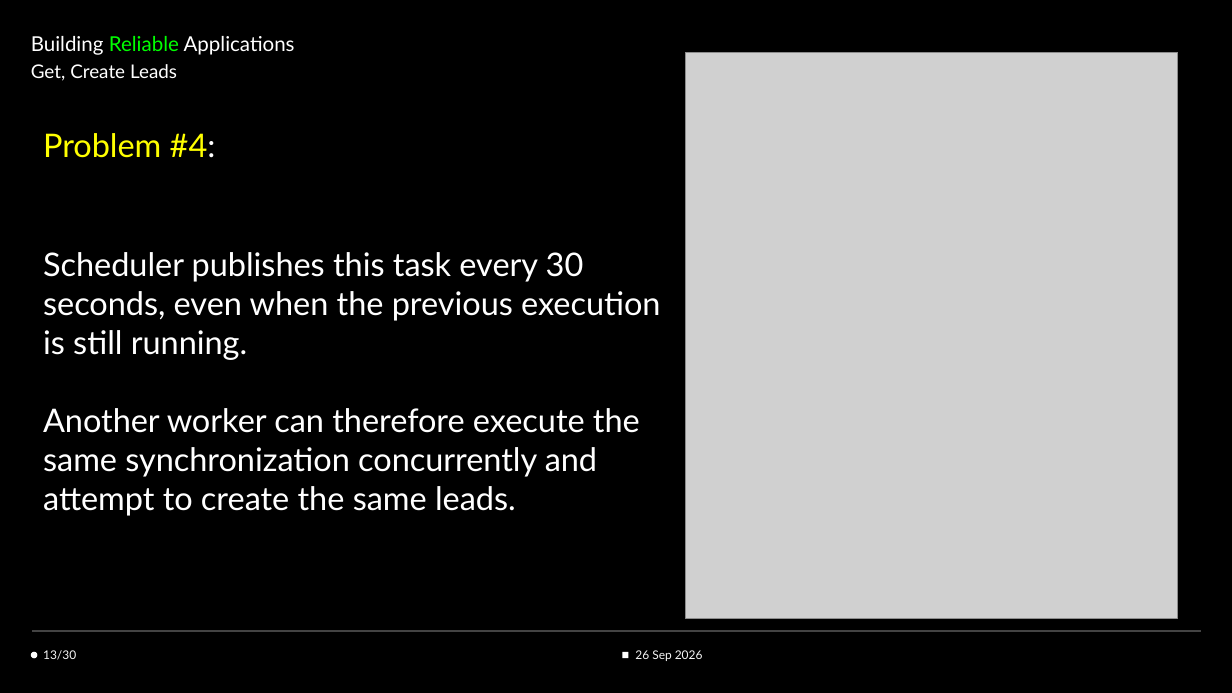
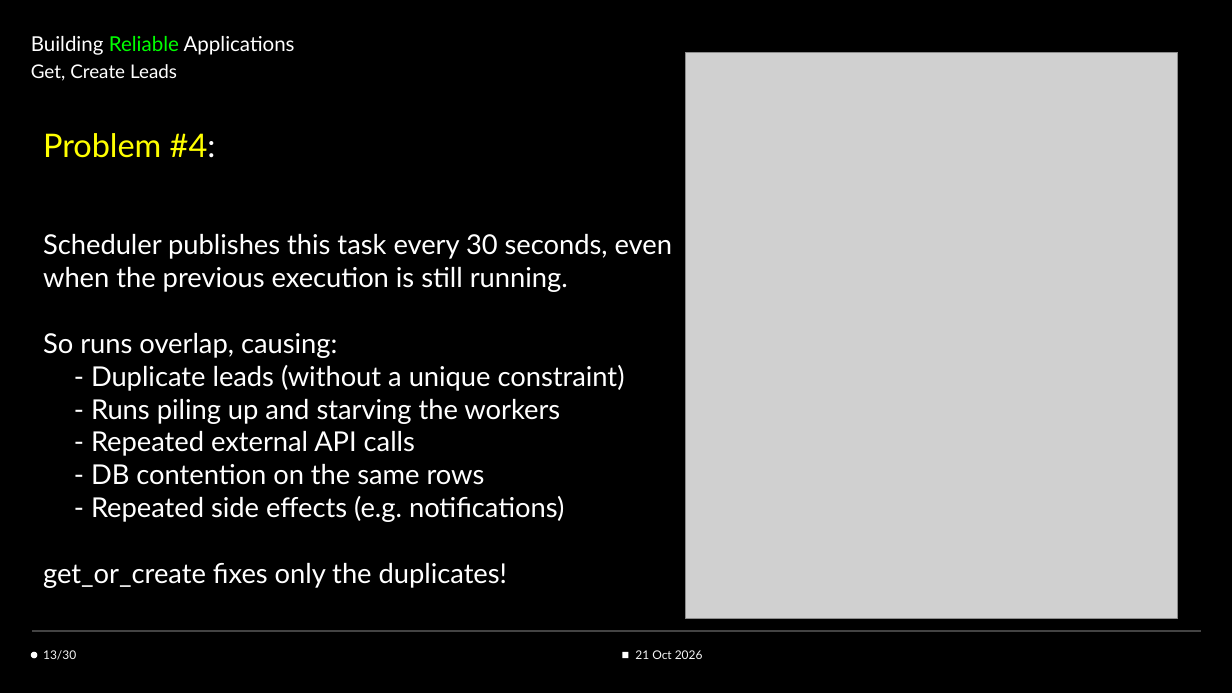
Before and after one commit to mo-waseem/realiable_app, a slide deck: slide 13 of Building Reliable Applications.pptx. Drawn at 1232x693 pixels with LibreOffice and Linux fonts; fonts in the diff are those of the drawing; grey boxes stand for pictures. Boxes give left, top, right and bottom in pixels: in the first picture for what was removed or moved away, otherwise in the second. Text is boxed around its words. In the diff, an @@ line names an element or a change of style, - is before the commit and + after.

```diff
--- a/Building Reliable Applications.pptx
+++ b/Building Reliable Applications.pptx
@@ text "Scheduler publishes this task every ...": place and size @@
-text "Scheduler publishes this task every ..." at (43, 252, 660, 516)
+text "Scheduler publishes this task every ..." at (43, 234, 672, 588)
@@ text at (43, 234, 672, 292): size 19 to 16 pt in "Scheduler publishes this task every 30 seconds, ..." @@
@@ text at (43, 333, 625, 588): text changed; size 19 to 16 pt @@
-Another worker can therefore execute the same synchronization concurrently and attempt to create the same leads.
+So runs overlap, causing:
+- Duplicate leads (without a unique constraint)
+- Runs piling up and starving the workers
+- Repeated external API calls
+- DB contention on the same rows
+- Repeated side effects (e.g. notifications)
+get_or_create fixes only the duplicates!
@@ subtitle at (635, 650, 703, 659): text changed @@
-26 Sep 2026
+21 Oct 2026
```
Also in this commit, not shown: 29 other slides changed, 7 other files.
